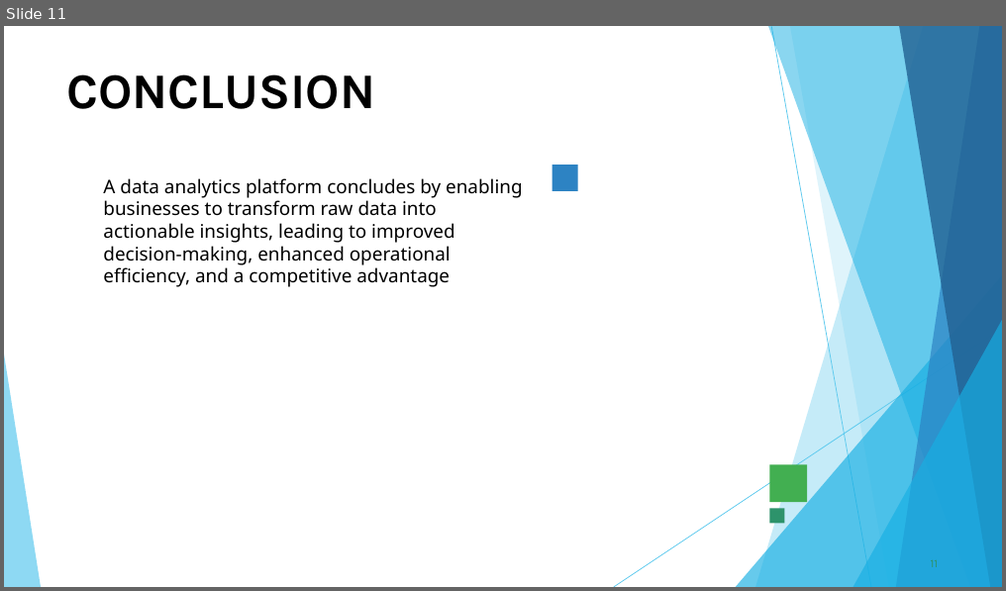
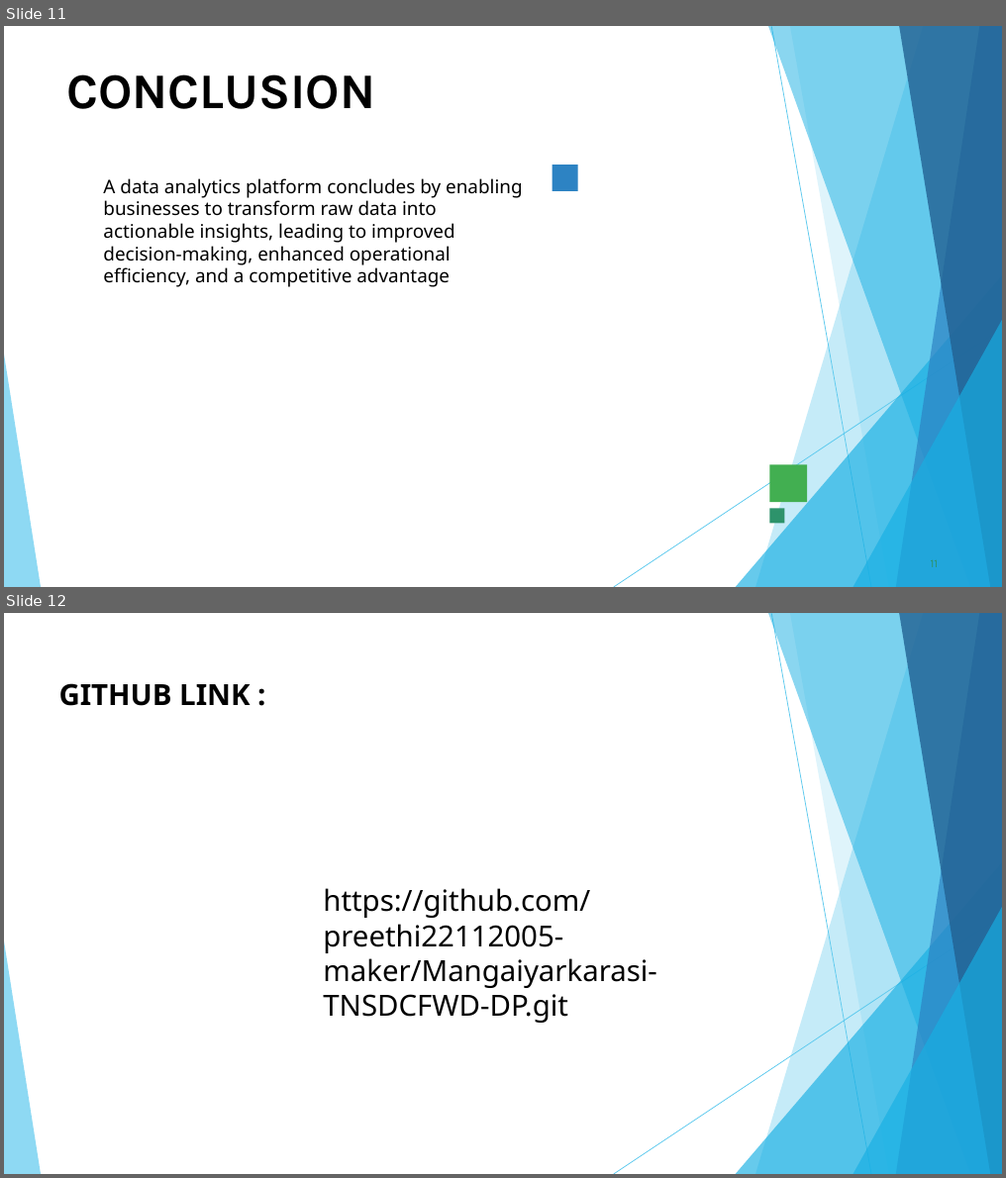
Before and after one commit to preethi22112005-maker/Mangaiyarkarasi-TNSDCFWD-DP, a slide deck: PPT FWD TNSDC 2025.pptx. Shown one above the other, each under a label of ours: slide 11 before the commit, slides 11 and 12 after it. The pictures are 1006x591 and 1006x1178 pixels, drawn with LibreOffice and Linux fonts; fonts in the diff are those of the drawing; background and template pictures are left out. Boxes give left, top, right and bottom in pixels: in the first picture for what was removed or moved away, otherwise in the second. Text is boxed around its words. In the diff, an @@ line names an element or a change of style, - is before the commit and + after.

```diff
--- a/PPT FWD TNSDC 2025.pptx
+++ b/PPT FWD TNSDC 2025.pptx
@@ slide 12 added at (x1=4, y1=613, x2=1002, y2=1174), background #FFFFFF; not listed: 10 template elements that a slide beside it also shows @@
@@ text added at (x1=59, y1=683, x2=250, y2=706), 28 pt, text #000000, bold @@
+GITHUB LINK :
@@ text added at (x1=323, y1=888, x2=656, y2=1023), 28 pt, text #000000 @@
+https://github.com/preethi22112005-maker/Mangaiyarkarasi-TNSDCFWD-DP.git
```
Also in this commit, not shown: 1 slide changed, 2 other files.
